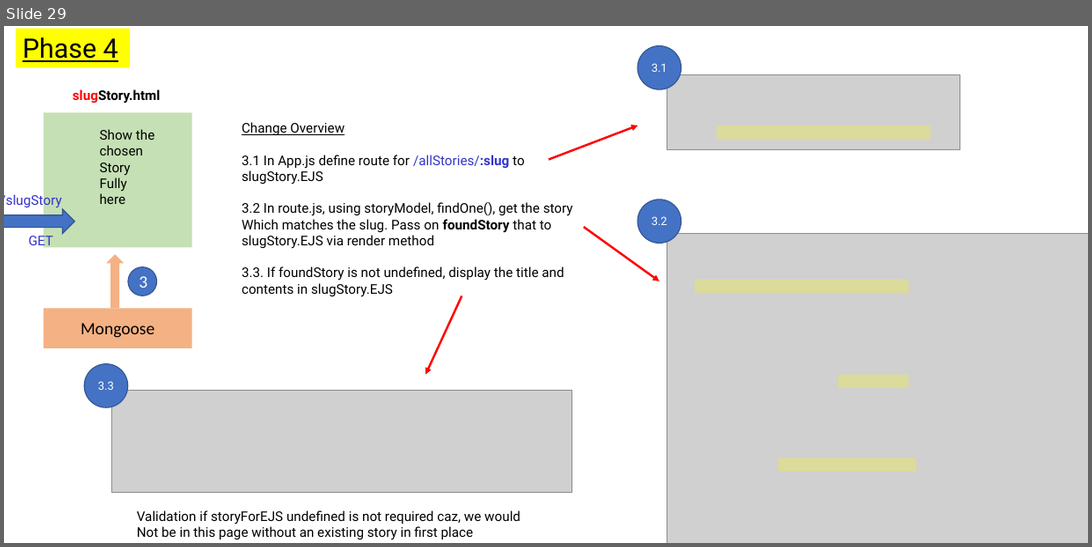
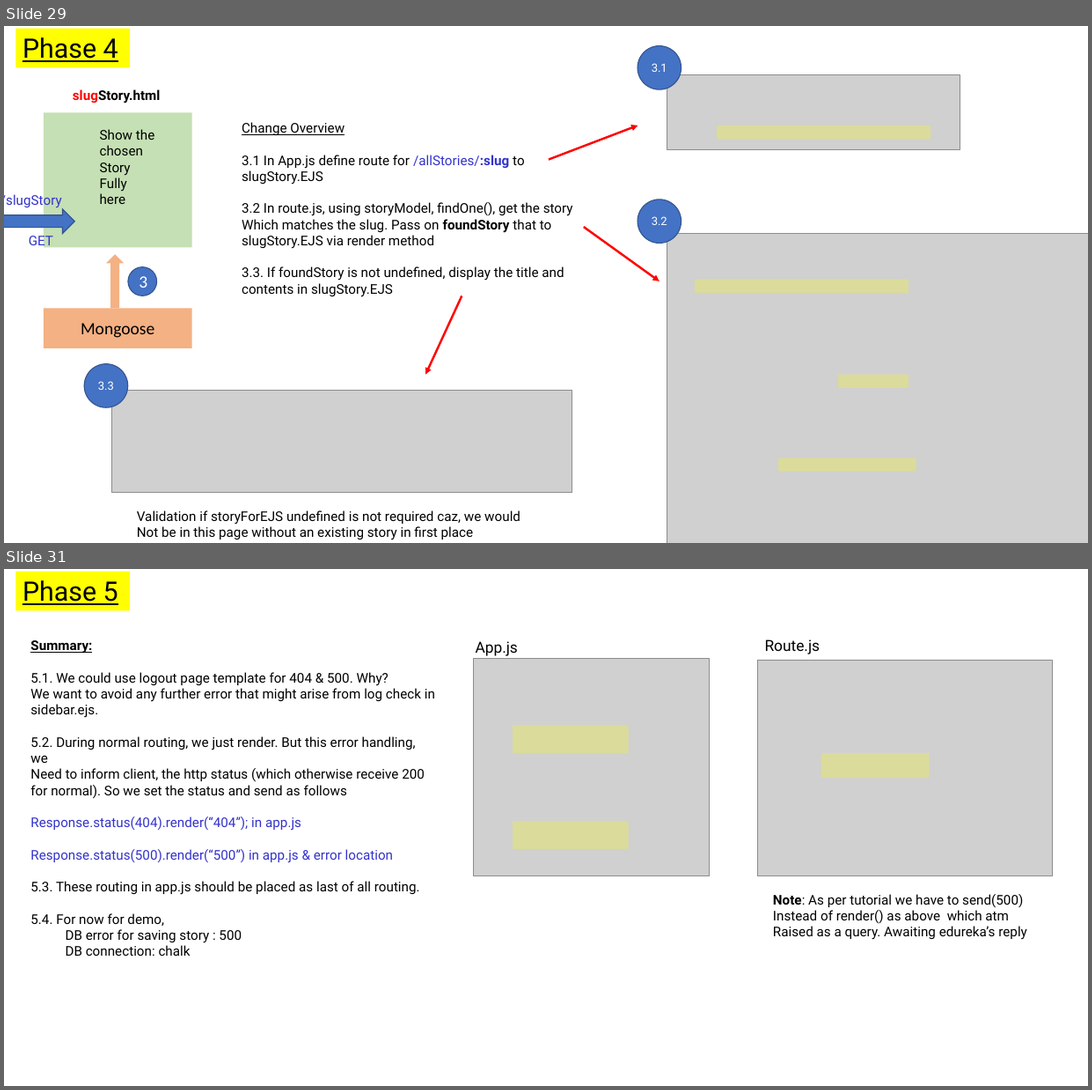
Before and after one commit to parthi2929/leave-the-marks-parthi2929, a slide deck: My Understanding.pptx. Shown one above the other, each under a label of ours: slide 29 before the commit, slides 29 and 31 after it; the slides between them are not shown. The pictures are 1092x547 and 1092x1090 pixels, drawn with LibreOffice and Linux fonts; fonts in the diff are those of the drawing; grey boxes stand for pictures. Boxes give left, top, right and bottom in pixels: in the first picture for what was removed or moved away, otherwise in the second. Text is boxed around its words. In the diff, an @@ line names an element or a change of style, - is before the commit and + after.

Commit message:
chalk, 404, and 500 error handling done

```diff
--- a/My Understanding.pptx
+++ b/My Understanding.pptx
@@ slide 31 added at bbox=[4, 569, 1088, 1086], background #FFFFFF @@
@@ rectangle added at bbox=[15, 571, 130, 610], fill #FFFF00, 28 pt, text #000000, underline @@
+Phase 5
@@ text added at bbox=[30, 640, 435, 955], 14 pt, text #000000 @@
+Summary:
+5.1. We could use logout page template for 404 & 500. Why?
+We want to avoid any further error that might arise from log check in sidebar.ejs.
+5.2. During normal routing, we just render. But this error handling, we
+Need to inform client, the http status (which otherwise receive 200 for normal). So we set the status and send as follows
+Response.status(404).render(“404”); in app.js
+Response.status(500).render(“500”) in app.js & error location
+5.3. These routing in app.js should be placed as last of all routing.
+5.4. For now for demo,
+DB error for saving story : 500
+DB connection: chalk
@@ text added at bbox=[476, 641, 518, 656], 16 pt, text #000000 @@
+App.js
@@ text added at bbox=[765, 639, 821, 654], 16 pt, text #000000 @@
+Route.js
@@ picture added at bbox=[473, 659, 709, 875] @@
@@ picture added at bbox=[758, 660, 1052, 875] @@
@@ rectangle added at bbox=[513, 726, 628, 753], fill #FFFF00 at 25% opacity @@
@@ rectangle added at bbox=[821, 753, 929, 778], fill #FFFF00 at 25% opacity @@
@@ rectangle added at bbox=[513, 821, 628, 849], fill #FFFF00 at 25% opacity @@
@@ text added at bbox=[773, 894, 1027, 939], 14 pt, text #000000 @@
+Note: As per tutorial we have to send(500)
+Instead of render() as above which atm
+Raised as a query. Awaiting edureka’s reply
```
Also in this commit, not shown: 2 other slides added, 10 other files.
